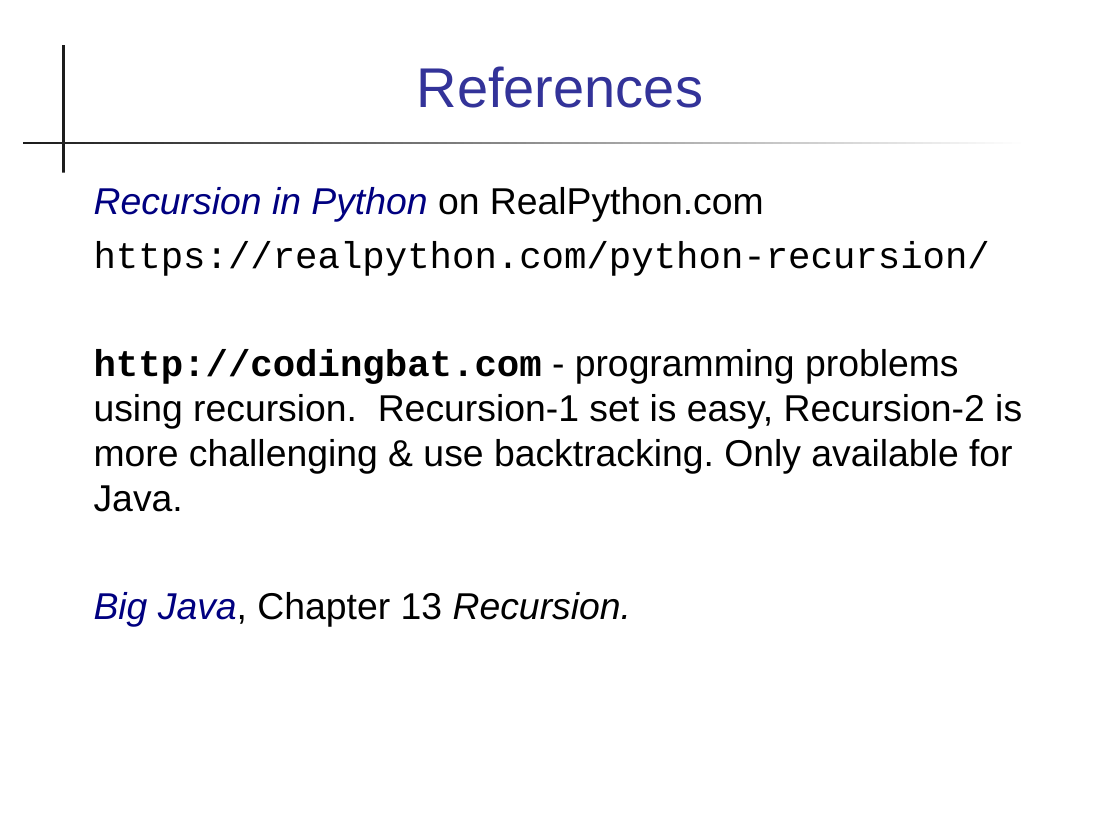
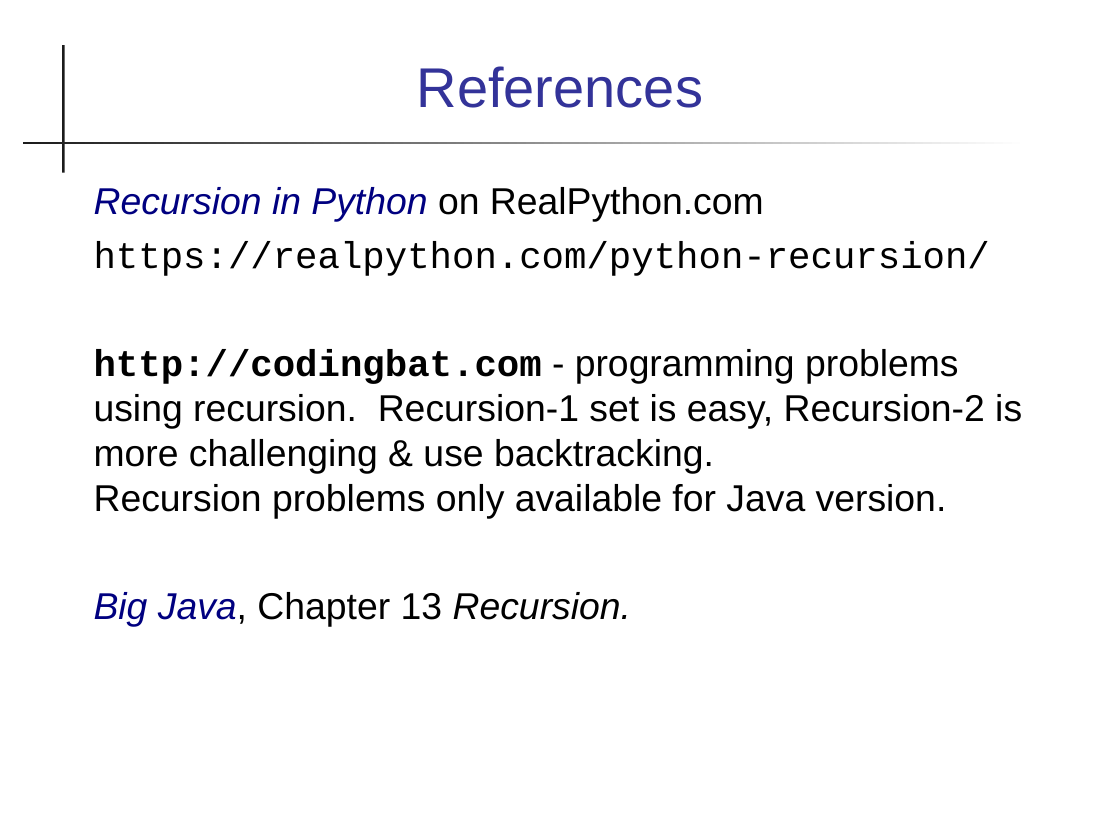
Before and after one commit to cpske/Prog2, a slide deck: slide 19 of recursion/Recursion.pptx. Drawn at 1120x840 pixels with LibreOffice and Linux fonts; fonts in the diff are those of the drawing. Boxes give left, top, right and bottom in pixels: in the first picture for what was removed or moved away, otherwise in the second. Text is boxed around its words. In the diff, an @@ line names an element or a change of style, - is before the commit and + after.

```diff
--- a/recursion/Recursion.pptx
+++ b/recursion/Recursion.pptx
@@ text at (x1=94, y1=349, x2=1022, y2=518): text changed @@
-http://codingbat.com - programming problems using recursion. Recursion-1 set is easy, Recursion-2 is more challenging & use backtracking. Only available for Java.
+http://codingbat.com - programming problems using recursion. Recursion-1 set is easy, Recursion-2 is more challenging & use backtracking.
+Recursion problems only available for Java version.
```
Also in this commit, not shown: 5 other slides changed, 28 other files.
